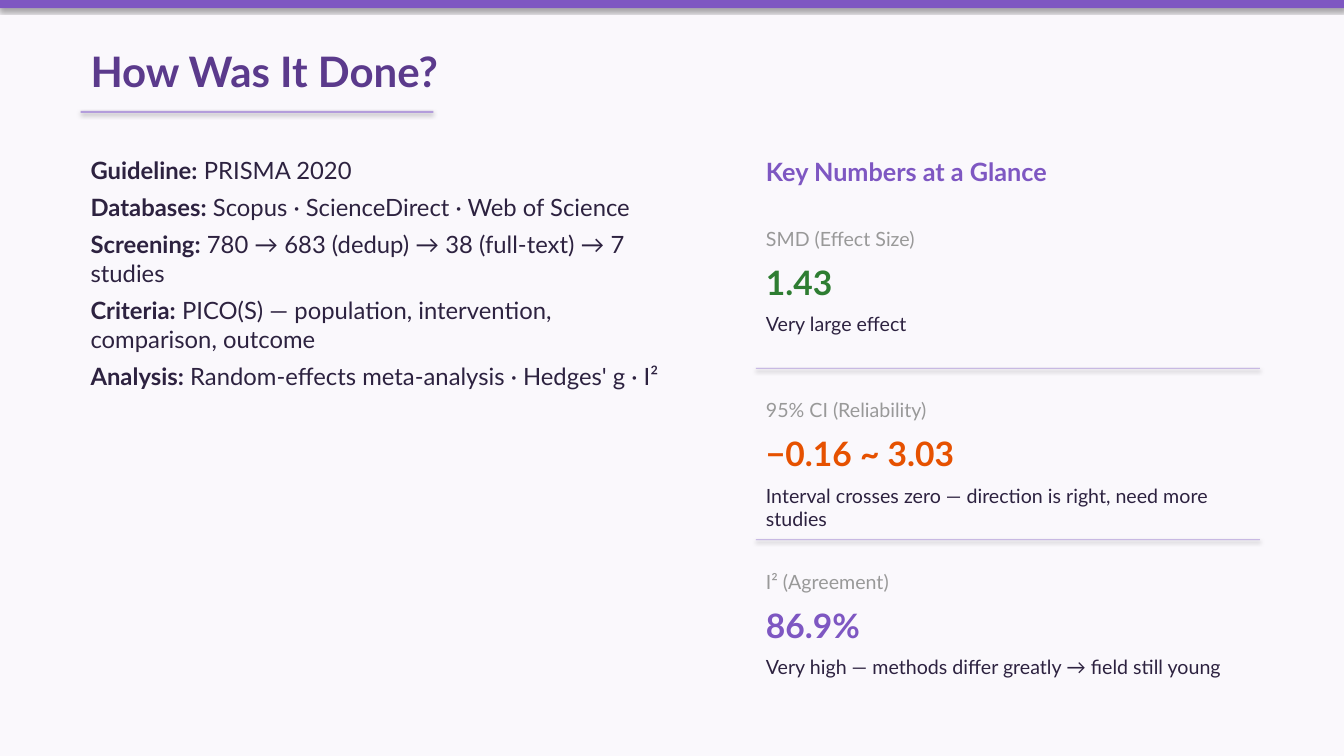
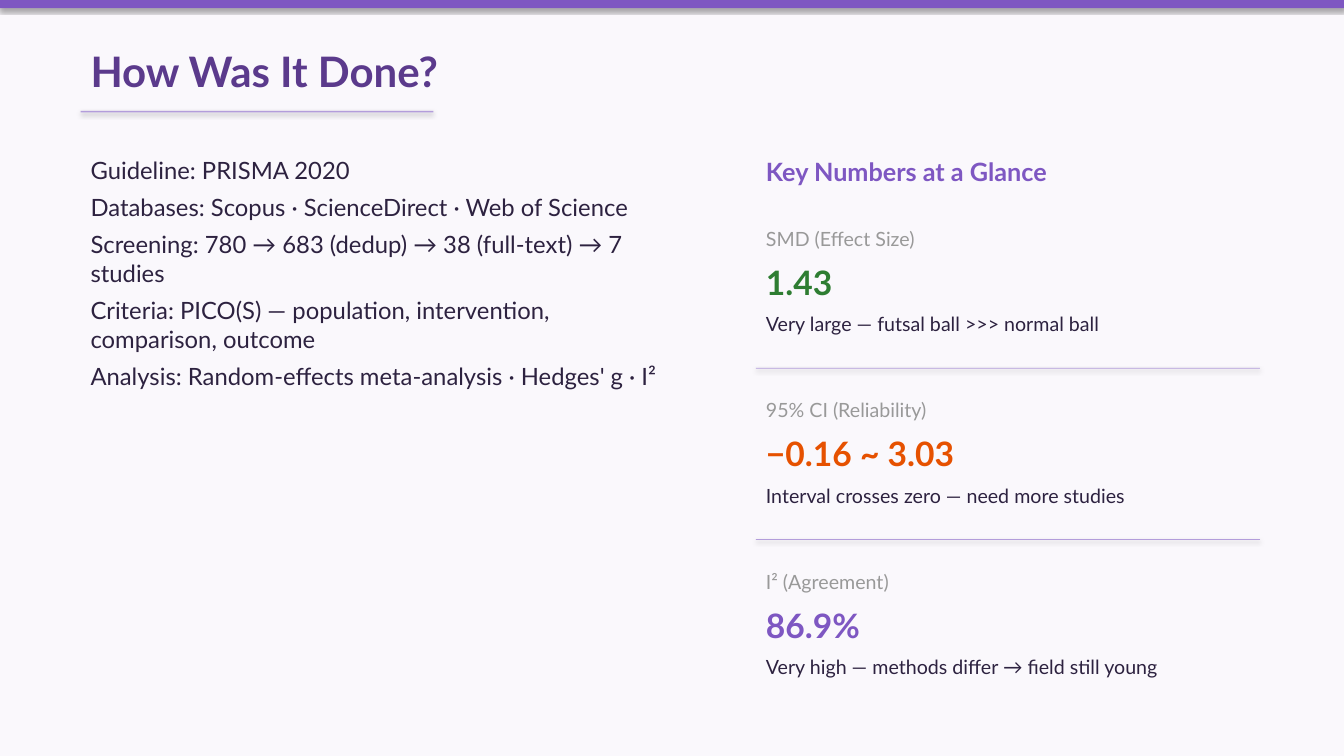
Before and after one commit to 975801846-star/workspace-outputs, a slide deck: slide 3 of lr-slides/Presenting_Article_Pena-Ardila.pptx. Drawn at 1344x756 pixels with LibreOffice and Linux fonts; fonts in the diff are those of the drawing. Boxes give left, top, right and bottom in pixels: in the first picture for what was removed or moved away, otherwise in the second. Text is boxed around its words. In the diff, an @@ line names an element or a change of style, - is before the commit and + after.

```diff
--- a/lr-slides/Presenting_Article_Pena-Ardila.pptx
+++ b/lr-slides/Presenting_Article_Pena-Ardila.pptx
@@ text "Guideline: PRISMA 2020" at (91, 161, 656, 390): bold off in "Guideline:", "Databases:", "Screening:", "Criteria:" and 1 more places @@
@@ text at (766, 316, 1099, 335): text changed @@
-Very large effect
+Very large — futsal ball >>> normal ball
@@ text at (766, 488, 1125, 503): text changed @@
-Interval crosses zero — direction is right, need more studies
+Interval crosses zero — need more studies
@@ text at (766, 659, 1157, 678): text changed @@
-Very high — methods differ greatly → field still young
+Very high — methods differ → field still young
```
Also in this commit, not shown: 4 other slides changed, 1 slide added, 1 slide removed.
